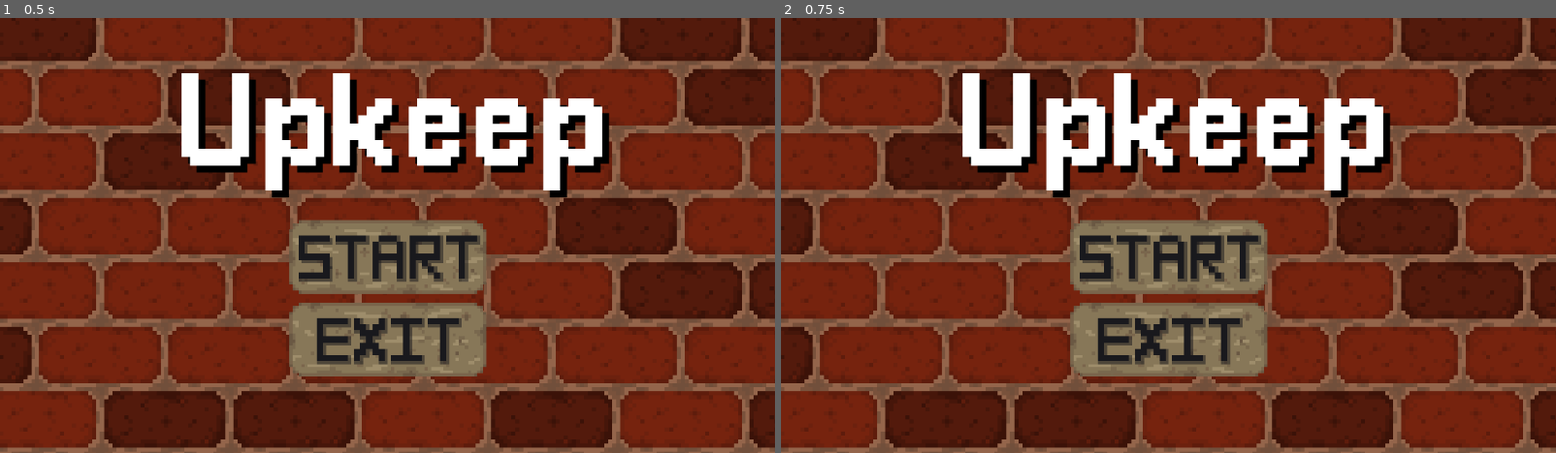
Above: before the commit, frames 1-2 (left to right).
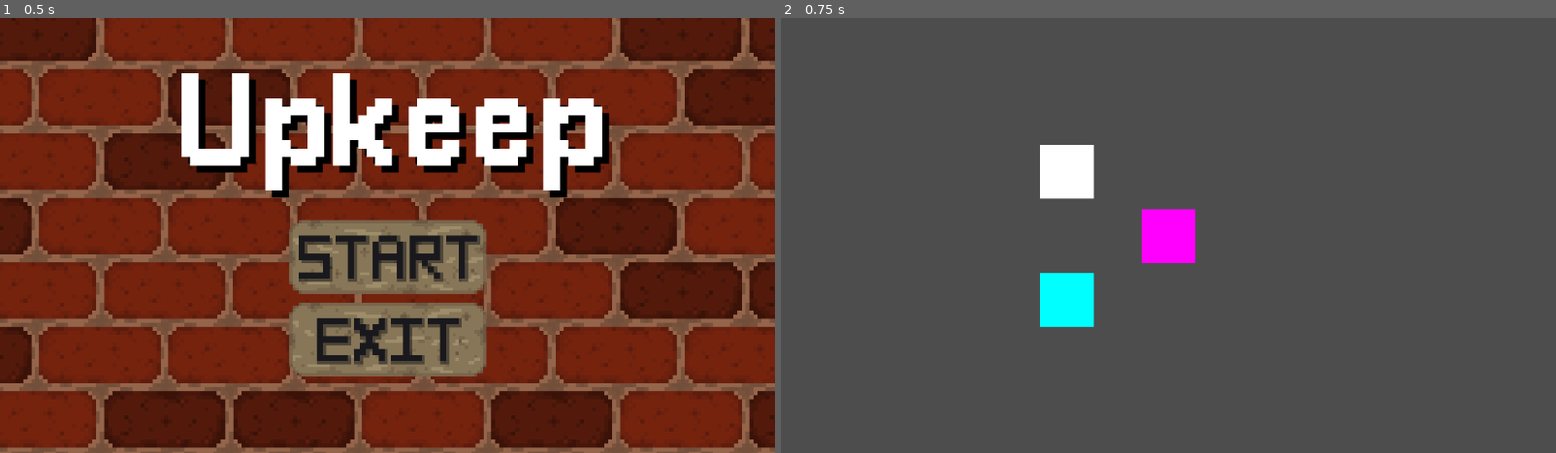
Above: after the commit, the same moments.

Repository: TJeffrey237/CS386Project
Game: Godot game, scene res://scenes/main_menu.tscn
The game is run twice, just before and just after one commit, with the same random seed, the same clock (stepped at 60 frames per second) and the same inputs.
Inputs (mouse positions are in pixels of both pictures, inside the frame that each line leads up to):
- Up to frame 1 (0.5 s): no input
- Up to frame 2 (0.75 s): click (1168, 257) at 0.5 s

Frame 1 is identical in both runs. In frame 2, 99% of the frame differs, in the area x 0-100%, y 0-100%.

Commit message:
Added script for button functionality

Diff:
--- a/upkeep/scenes/main_menu.tscn
+++ b/upkeep/scenes/main_menu.tscn
@@ -1,5 +1,6 @@
-[gd_scene load_steps=7 format=4 uid="uid://dcebi3t2p6xyp"]
+[gd_scene load_steps=8 format=4 uid="uid://dcebi3t2p6xyp"]
 
+[ext_resource type="Script" path="res://scripts/main_menu.gd" id="1_3bs22"]
 [ext_resource type="Texture2D" uid="uid://cybabfv8y75yk" path="res://assets/sprites/Bricks.png" id="1_dpdxq"]
 [ext_resource type="Texture2D" uid="uid://ndw1piocxh4h" path="res://assets/sprites/MenuButton.png" id="2_7uds3"]
 [ext_resource type="Texture2D" uid="uid://2fsn5nrsf21w" path="res://assets/sprites/ExitButton.png" id="3_aufx7"]
@@ -22,6 +23,7 @@
 anchor_bottom = 1.0
 grow_horizontal = 2
 grow_vertical = 2
+script = ExtResource("1_3bs22")
 
 [node name="TileMapLayer" type="TileMapLayer" parent="."]
 position = Vector2(244.5, 70)
@@ -85,3 +87,6 @@
 theme_override_fonts/font = ExtResource("4_3msdv")
 theme_override_font_sizes/font_size = 200
 text = "Upkeep"
+
+[connection signal="pressed" from="VBoxContainer/Start" to="." method="_on_start_pressed"]
+[connection signal="pressed" from="VBoxContainer/Exit" to="." method="_on_exit_pressed"]
--- /dev/null
+++ b/upkeep/scripts/main_menu.gd
@@ -0,0 +1,19 @@
+extends Control
+
+
+# Called when the node enters the scene tree for the first time.
+func _ready() -> void:
+	pass # Replace with function body.
+
+
+# Called every frame. 'delta' is the elapsed time since the previous frame.
+func _process(delta: float) -> void:
+	pass
+
+
+func _on_start_pressed() -> void:
+	get_tree().change_scene_to_file("res://scenes/DEMO_draggable_objects.tscn")
+
+
+func _on_exit_pressed() -> void:
+	get_tree().quit()
